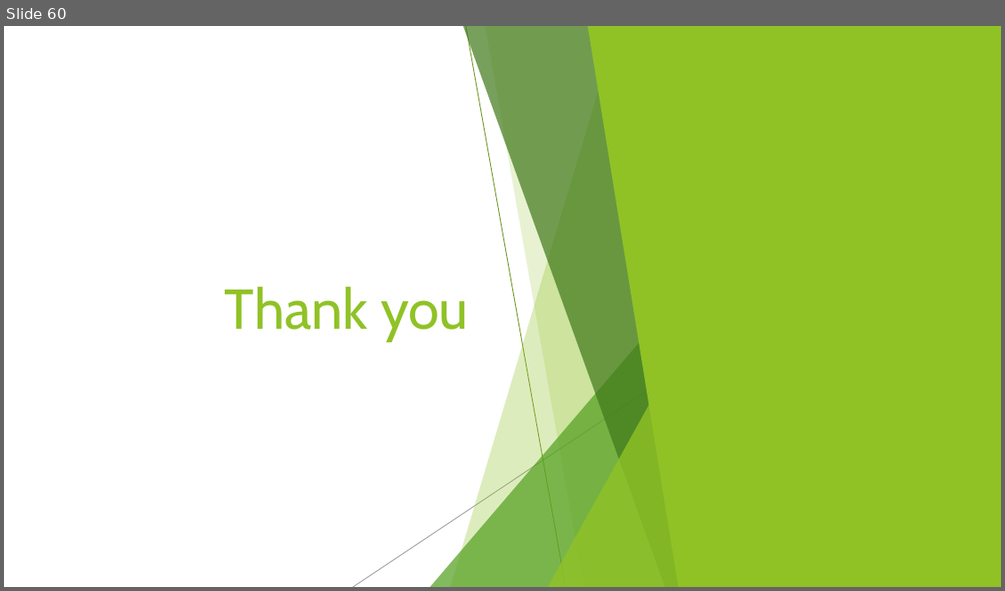
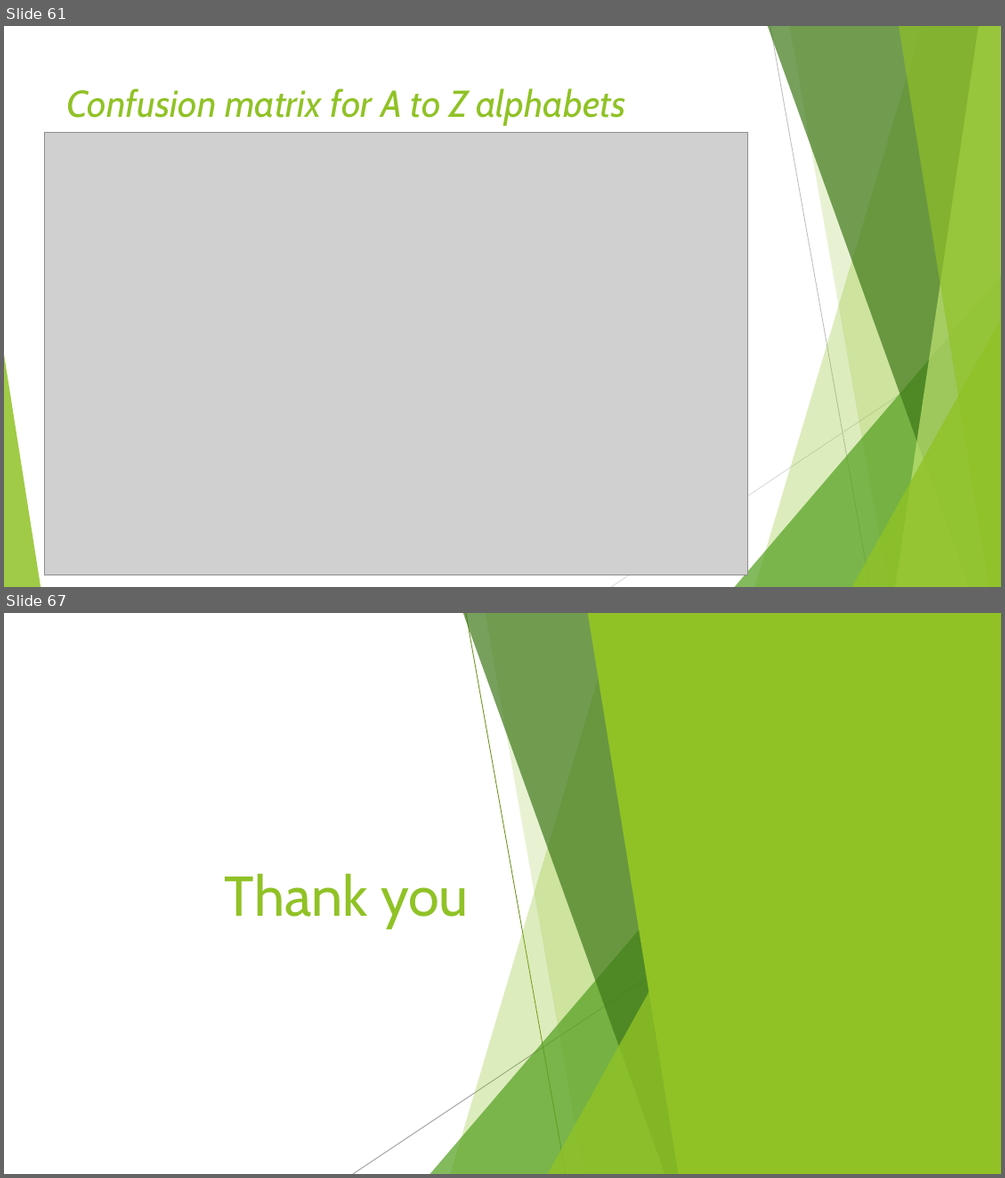
Before and after one commit to sandipgoswami/Mythesis, a slide deck: Sign language/Defence PPT/Sandip-thesis.pptx. Shown one above the other, each under a label of ours: slide 60 before the commit, slides 61 and 67 after it; the slides between them are not shown. The pictures are 1005x591 and 1005x1178 pixels, drawn with LibreOffice and Linux fonts; fonts in the diff are those of the drawing; grey boxes stand for pictures. Boxes give left, top, right and bottom in pixels: in the first picture for what was removed or moved away, otherwise in the second. Text is boxed around its words. In the diff, an @@ line names an element or a change of style, - is before the commit and + after.

```diff
--- a/Sign language/Defence PPT/Sandip-thesis.pptx
+++ b/Sign language/Defence PPT/Sandip-thesis.pptx
@@ slide 61 added at [4, 26, 1001, 587], background #FFFFFF; not listed: 8 template elements that a slide beside it also shows @@
@@ line added from (770, 26) to (870, 587), #BFBFBF 0.75 pt @@
@@ title added at [67, 88, 625, 126], 36 pt, text #90C226, italic @@
+Confusion matrix for A to Z alphabets
@@ picture added at [44, 132, 747, 575] @@
@@ line added from (1001, 328) to (611, 587), #D9D9D9 0.75 pt @@
@@ what was slide 60 is now slide 67 @@
```
Also in this commit, not shown: 13 slides changed, 6 other slides added, 6 other files.
